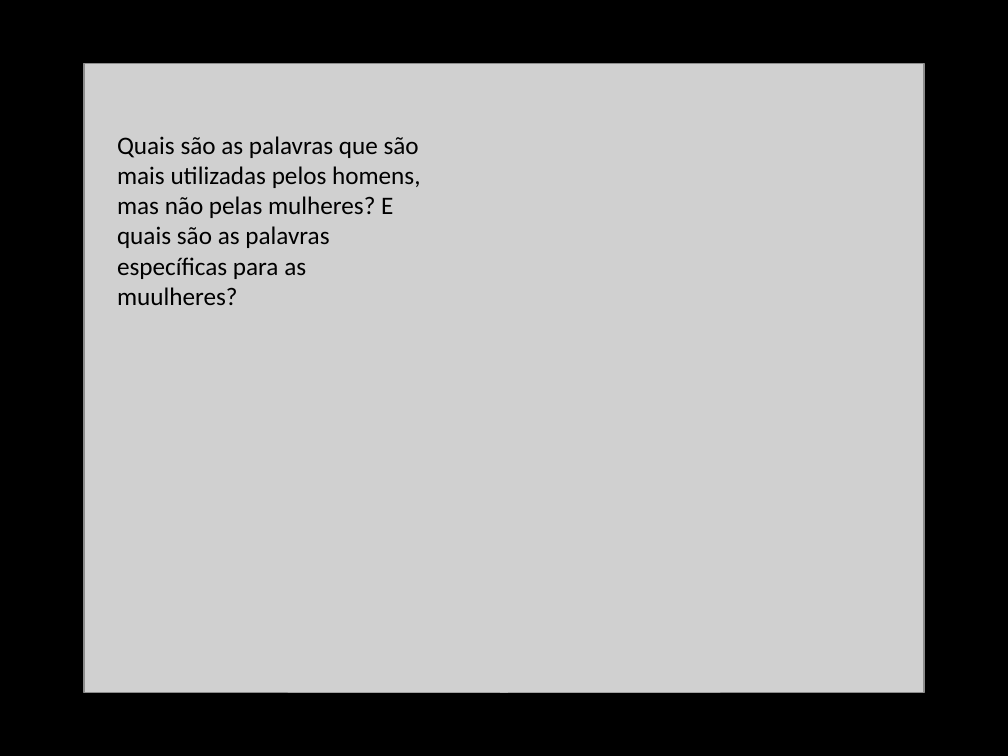
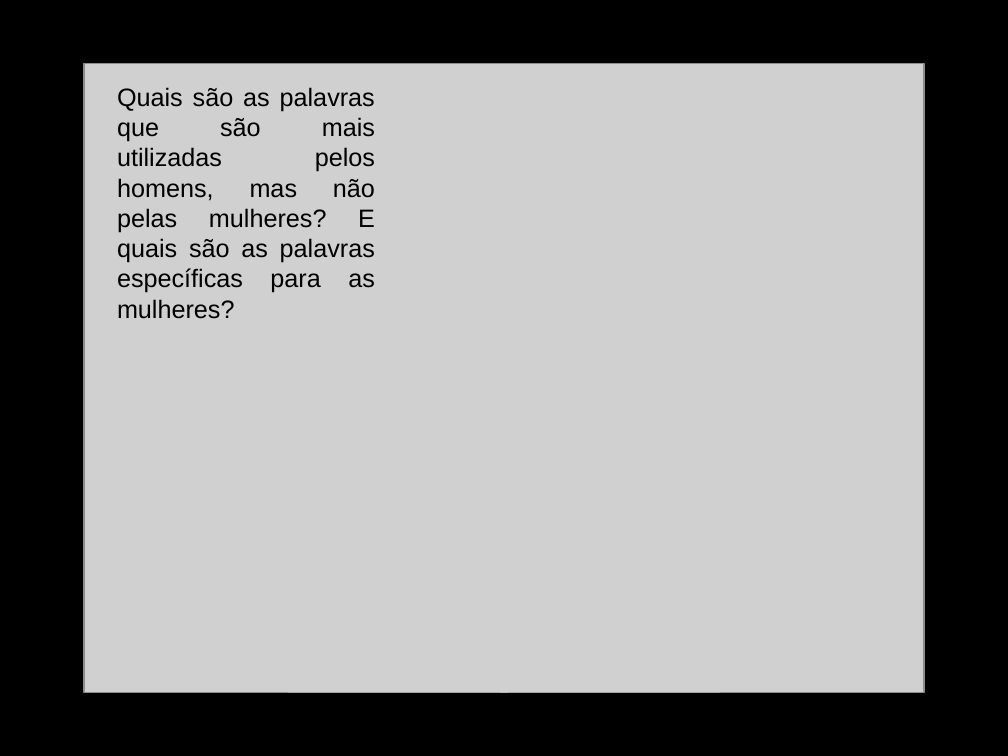
Before and after one commit to DATAUNIRIO/ap, a slide deck: slide 9 of DMQtalks/my_talk.pptx (slide 6 before the commit). Drawn at 1008x756 pixels with LibreOffice and Linux fonts; fonts in the diff are those of the drawing; grey boxes stand for pictures. Boxes give left, top, right and bottom in pixels: in the first picture for what was removed or moved away, otherwise in the second. Text is boxed around its words. In the diff, an @@ line names an element or a change of style, - is before the commit and + after.

```diff
--- a/DMQtalks/my_talk.pptx
+++ b/DMQtalks/my_talk.pptx
@@ text at [117,87,375,319]: text changed; font Calibri to Arial @@
-Quais são as palavras que são mais utilizadas pelos homens, mas não pelas mulheres? E quais são as palavras específicas para as muulheres?
+Quais são as palavras que são mais utilizadas pelos homens, mas não pelas mulheres? E quais são as palavras específicas para as mulheres?
```
Also in this commit, not shown: 4 other slides changed, 17 slides added, 1 slide removed, 2 other files.
